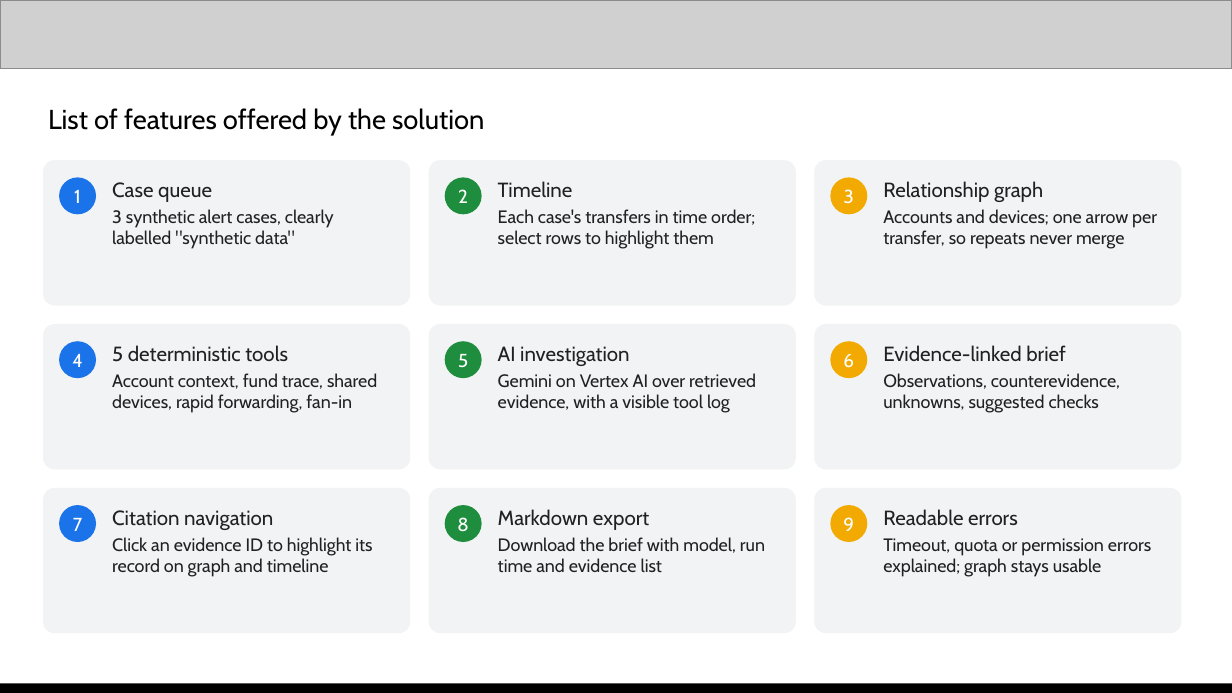
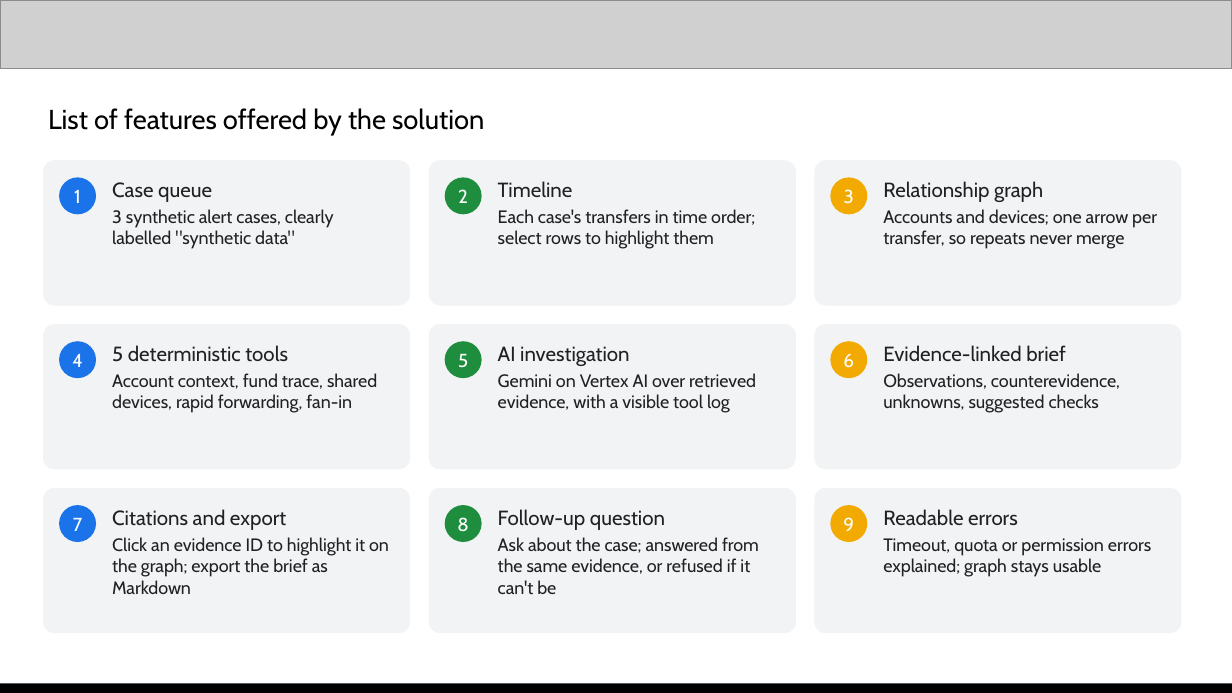
Before and after one commit to shieryl-ryle/traceguard, a slide deck: slide 4 of submission/TraceGuard-proposal.pptx. Drawn at 1232x693 pixels with LibreOffice and Linux fonts; fonts in the diff are those of the drawing; grey boxes stand for pictures. Boxes give left, top, right and bottom in pixels: in the first picture for what was removed or moved away, otherwise in the second. Text is boxed around its words. In the diff, an @@ line names an element or a change of style, - is before the commit and + after.

Commit message:
docs(TASK-007): deck, script and screenshots for the new UI (#20-#22)
Screenshots retaken on the side-by-side layout with the Verified panel and
follow-up question. Slide 4 adds the follow-up question; slide 6 callouts
match the new layout; slide 10 shows citation highlight, the full
Verified panel and an honest follow-up refusal; slide 12 drops the
now-built follow-up from future work; test count 168. Video script's
1:20-2:15 section covers verification and the follow-up refusal.

```diff
--- a/submission/TraceGuard-proposal.pptx
+++ b/submission/TraceGuard-proposal.pptx
@@ text at bbox=[112, 509, 389, 594]: text changed @@
-Citation navigation
-Click an evidence ID to highlight its record on graph and timeline
+Citations and export
+Click an evidence ID to highlight it on the graph; export the brief as Markdown
@@ text at bbox=[498, 509, 759, 594]: text changed @@
-Markdown export
-Download the brief with model, run time and evidence list
+Follow-up question
+Ask about the case; answered from the same evidence, or refused if it can't be
```
Also in this commit, not shown: 5 other slides changed, 1 slide added, 1 slide removed, 10 other files.
